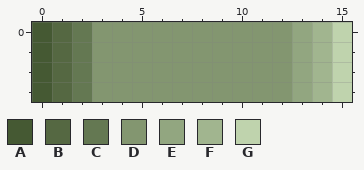
One commit to this pixel-art file: Assets/Artwork/Overhead/Health/Mobs/Mob_Fill.aseprite. Above, as it was before the edit.
16x4 pixels, 1 frame.
Visible layers, top first: "Layer 2" opacity 48%, "Layer 1".
Palette (. is transparent): A #455933  B #556842  C #647852  D #839670  E #92a680  F #a1b58f  G #bfd3ad
Pixels before, first column x 0:
0 ABCDDDDDDDDDDEFG
1 ABCDDDDDDDDDDEFG
2 ABCDDDDDDDDDDEFG
3 ABCDDDDDDDDDDEFG
Now the later version:
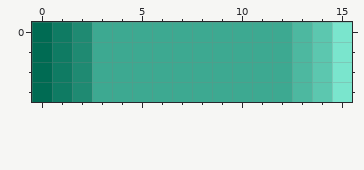
From old to new:
colour A: #455933 -> #006b53
colour B: #556842 -> #0f7b63
colour C: #647852 -> #1f8a72
colour D: #839670 -> #3da991
colour E: #92a680 -> #4db8a0
colour F: #a1b58f -> #5cc7af
colour G: #bfd3ad -> #7ae5cd
Where, in picture pixels (left, top, right, bottom), the same in both pictures:
changed: (32, 22, 352, 102)
